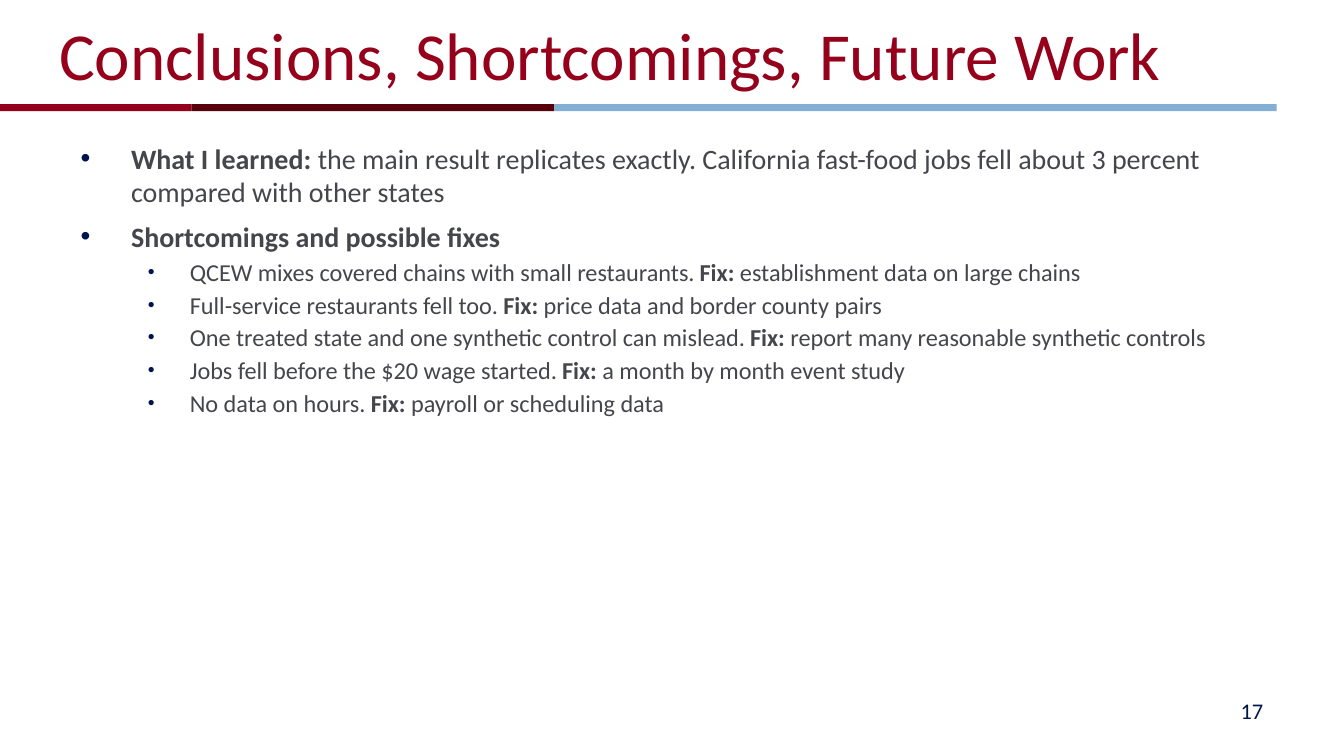
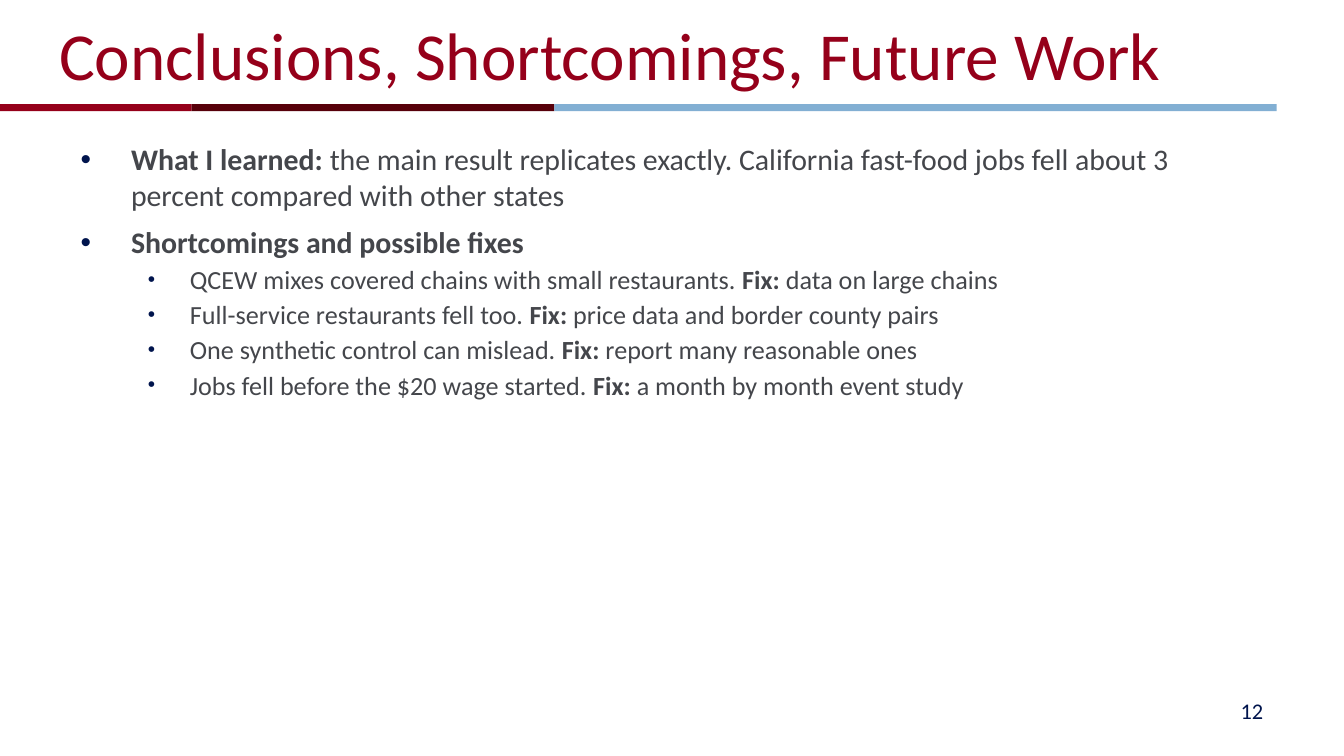
Before and after one commit to NitinLodha2812/stat5200-fastfood-replication, a slide deck: slide 12 of presentation/replication_presentation.pptx (slide 17 before the commit). Drawn at 1344x756 pixels with LibreOffice and Linux fonts; fonts in the diff are those of the drawing; background and template pictures are left out. Boxes give left, top, right and bottom in pixels: in the first picture for what was removed or moved away, otherwise in the second. Text is boxed around its words. In the diff, an @@ line names an element or a change of style, - is before the commit and + after.

```diff
--- a/presentation/replication_presentation.pptx
+++ b/presentation/replication_presentation.pptx
@@ text at (x1=131, y1=149, x2=1168, y2=400): size 15 to 16 pt in "What I learned: the main result replicates ...", "Shortcomings and possible fixes"; size 13 to 14 pt in "Full-service restaurants fell too. Fix: price data ...", "Jobs fell before the $20 wage started. ..." @@
@@ text at (x1=190, y1=270, x2=998, y2=294): text changed; size 13 to 14 pt @@
-  • QCEW mixes covered chains with small restaurants. Fix: establishment data on large chains
+  • QCEW mixes covered chains with small restaurants. Fix: data on large chains
@@ text at (x1=190, y1=340, x2=917, y2=363): text changed; size 13 to 14 pt @@
-  • One treated state and one synthetic control can mislead. Fix: report many reasonable synthetic controls
+  • One synthetic control can mislead. Fix: report many reasonable ones
@@ text at (x1=190, y1=395, x2=665, y2=416): paragraph removed @@
-  • No data on hours. Fix: payroll or scheduling data
@@ page number at (x1=1241, y1=704, x2=1264, y2=719): text changed @@
-17
+12
```
Also in this commit, not shown: 10 other slides changed, 5 slides removed, 2 other files.
